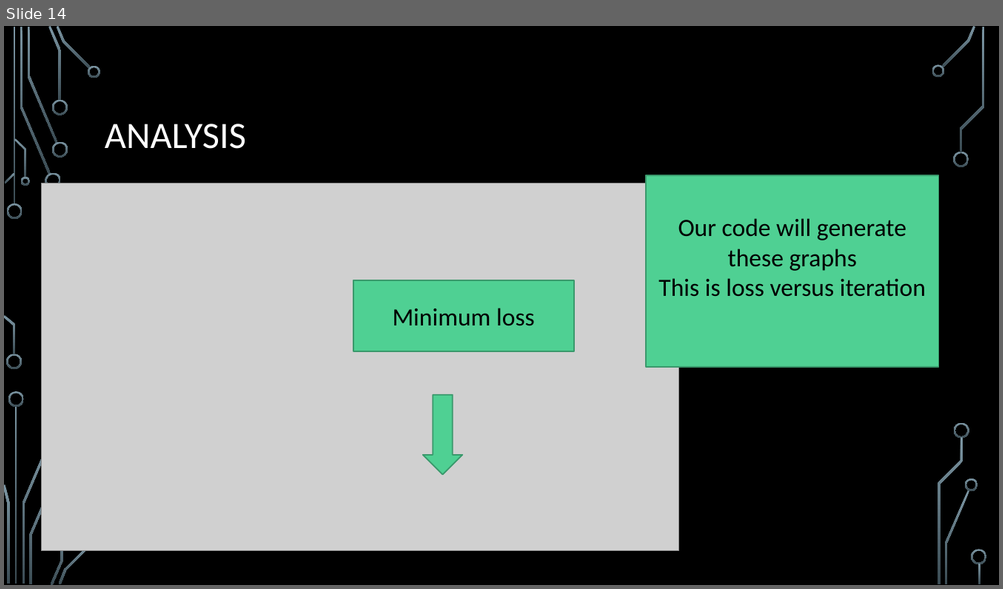
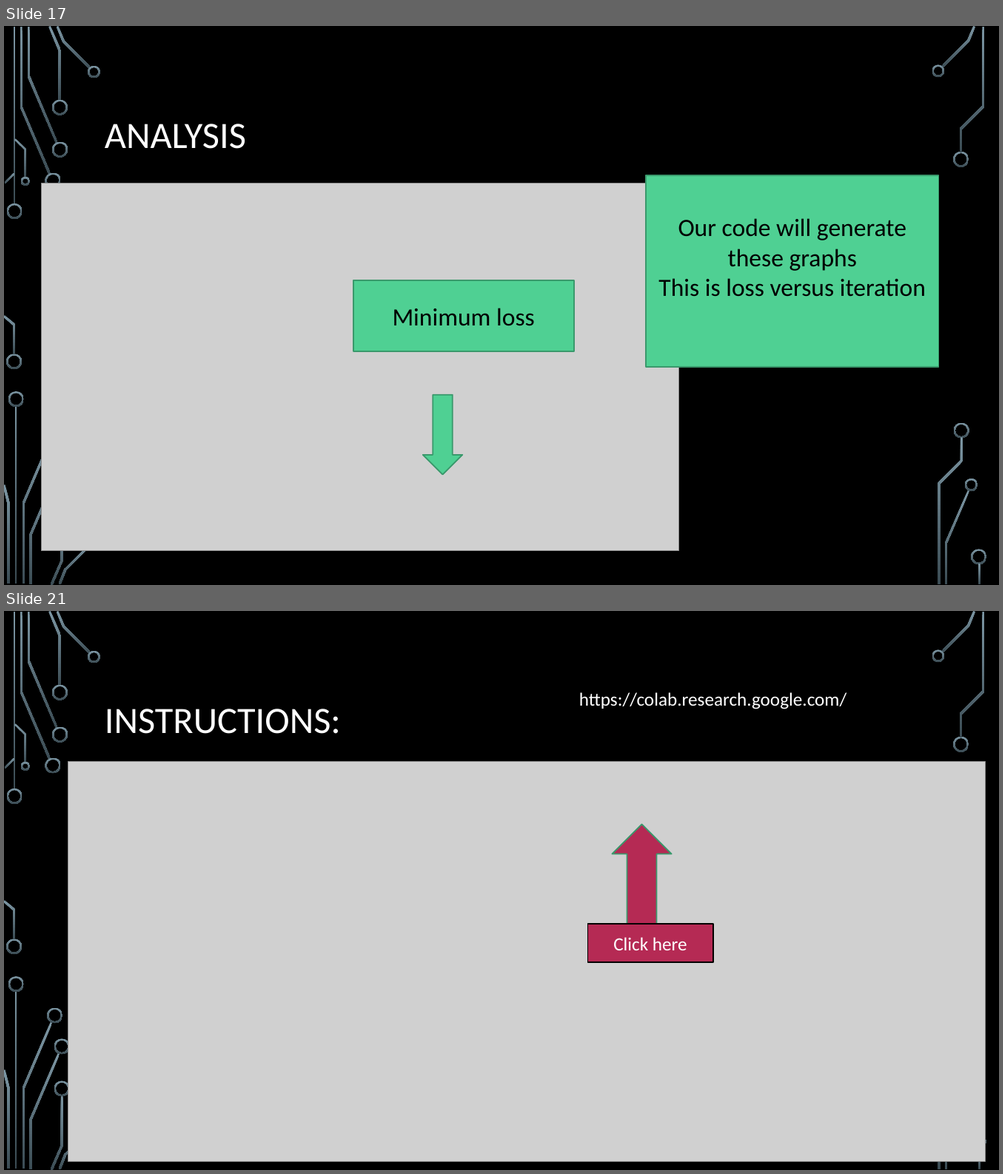
Before and after one commit to sabrinafuller/USTEP2021, a slide deck: Machine learning-ustep2020.pptx. Shown one above the other, each under a label of ours: slide 14 before the commit, slides 17 and 21 after it; the slides between them are not shown. The pictures are 1003x589 and 1003x1174 pixels, drawn with LibreOffice and Linux fonts; fonts in the diff are those of the drawing; grey boxes stand for pictures; background and template pictures are left out. Boxes give left, top, right and bottom in pixels: in the first picture for what was removed or moved away, otherwise in the second. Text is boxed around its words. In the diff, an @@ line names an element or a change of style, - is before the commit and + after.

```diff
--- a/Machine learning-ustep2020.pptx
+++ b/Machine learning-ustep2020.pptx
@@ slide 21 added at (4,611,999,1170), background picture (left out); not listed: 30 template elements that a slide beside it also shows @@
@@ rectangle added at (501,662,924,736), fill #000000, outline #000000 1.25 pt, 18 pt, text #FFFFFF @@
+https://colab.research.google.com/
@@ title added at (105,709,341,734), 36 pt, text #FFFFFF @@
+INSTRUCTIONS:
@@ picture added at (68,762,985,1162) @@
@@ right arrow added at (612,825,671,937), fill #B52A54, outline #3A9A6D 1.25 pt @@
@@ rectangle added at (587,924,713,963), fill #B52A54, outline #000000 1.25 pt, 18 pt, text #FFFFFF @@
+Click here
@@ freeform shape added at (47,1008,63,1024), fill gradient #7C96A3 to #3B4C54 @@
@@ freeform shape added at (54,1039,70,1055), fill gradient #7C96A3 to #3B4C54 @@
@@ freeform shape added at (54,1081,70,1096), fill gradient #7C96A3 to #3B4C54 @@
@@ what was slide 14 is now slide 17 @@
```
Also in this commit, not shown: 5 slides changed, 6 other slides added.
